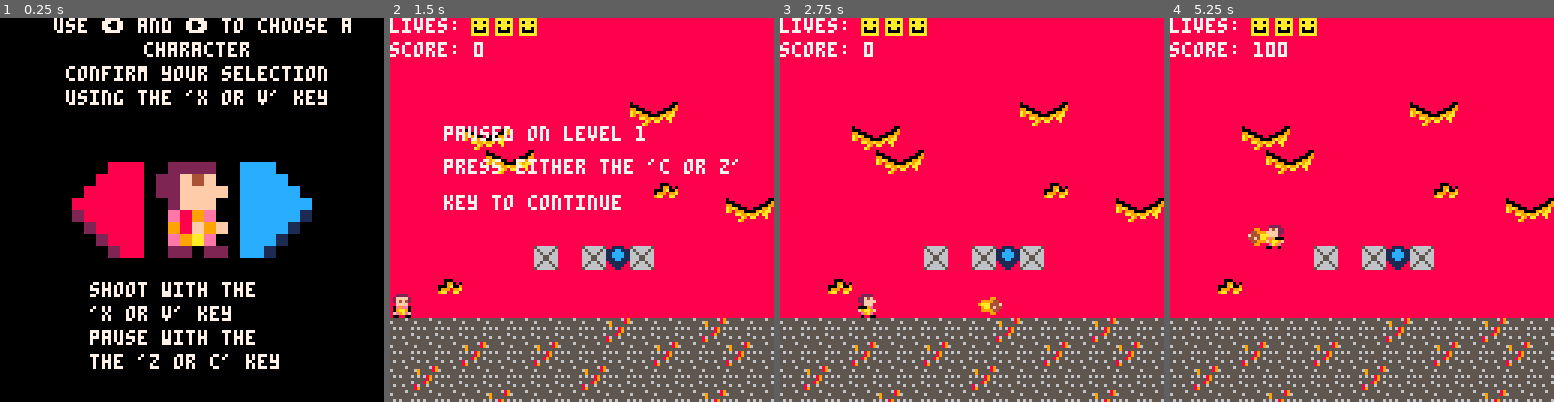
Above: before the commit, frames 1-4 (left to right).
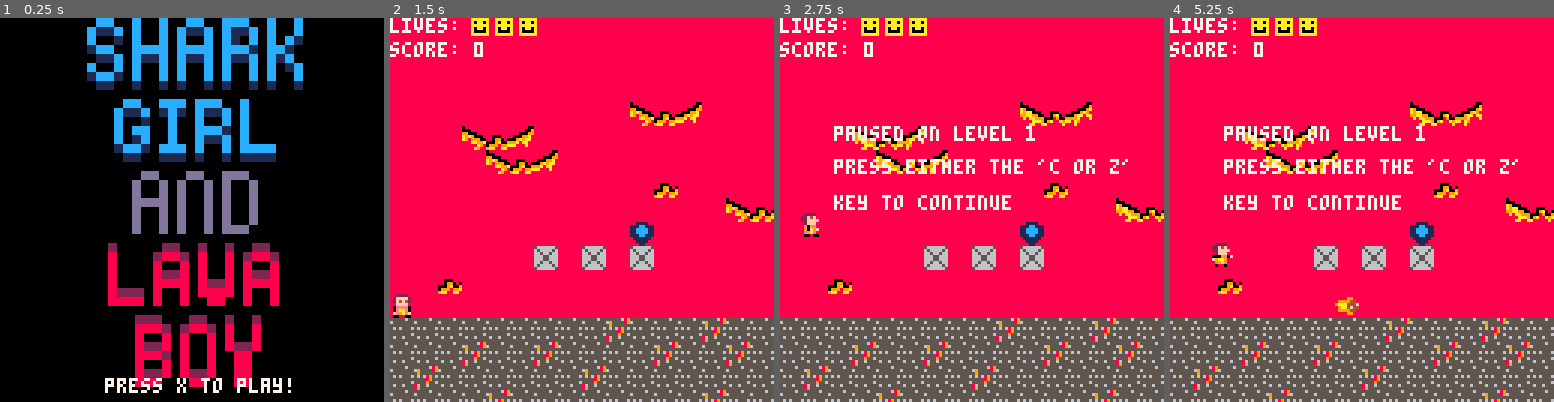
Above: after the commit, the same moments.

Repository: Chriswarkidd/Fall2018_GameDesign
Game: PICO-8 cartridge final.p8
Two runs of this game, one before a commit and one after it. Both use one fixed random seed, a clock stepped at 60 frames per second and the inputs below.
Inputs:
- Up to frame 1 (0.25 s): no input
- Up to frame 2 (1.5 s): tap X (X key) at 0.33, 1.07 s; tap O (Z key) at 0.7 s
- Up to frame 3 (2.75 s): hold Right 1.6-2.1 s; tap O (Z key) at 1.7, 2.1, 2.5 s; tap X (X key) at 1.85 s; hold Up 2.15-2.42 s; hold Right from 2.47 s (still down)
- Up to frame 4 (5.25 s): tap O (Z key) every 0.4 s from 2.9 to 4.9 s; tap X (X key) at 2.97, 4.08, 5.2 s; release Right at 3.03 s; hold Left 3.08-3.58 s; hold Right 4.02-4.68 s; hold Up 4.73-5.03 s; hold Left from 5.08 s (still down)

The runs differ from the first frame. In frame 1, 32% of the frame differs, in the area x 14-92%, y 0-98%; in frame 2, 4.6%; in frame 3, 5.4%; in frame 4, 5.8%.

Commit message:
Update final.p8

Diff:
--- a/final.p8
+++ b/final.p8
@@ -1,6 +1,17 @@
 pico-8 cartridge // http://www.pico-8.com
 version 18
 __lua__
+-- shark girl and lava boy
+-- by Christopher Brown, Patrick Romero, Renae Rohde, Maddie White
+--[[
+    PICO-8 FINAL PROJECT BETA VERSION
+    COSC438 - alan jamieson
+    Group:
+        Christopher Brown
+		Patrick Romero
+		Renae Rohde
+        Maddie White
+]]
 lives = 0
 camerax = 0
 music_on = false
@@ -13,6 +24,7 @@
 boss_intro_time = 5*60
 boss_text_index = 0
 score = 0
+power_ups = {}
 player = {
 	start_x = 0*8,
 	start_y = 8*8,
@@ -67,6 +79,15 @@
 	flip = false,
 	sprites = {}
 }
+background_lava = {
+    spr_num = 72,
+    spr_switch = 104,
+    w = 3,
+    h = 1,
+    update_cnt = 0,
+    switch = false,
+    sprites = {}
+}
 flag_x = 0
 flag_max_y = 0
 level_end = false
@@ -122,6 +143,20 @@
 	print("paused on level "..current_level, camerax + 18, 16, 7)
     print("press either the 'c or z'", camerax + 18,27,7)
     print("key to continue", camerax + 18,39,7)
+end
+
+function update_title_screen()
+    if btnp(5) then
+		update_func = update_char_select
+        draw_func = draw_char_select
+    end
+end
+
+function draw_title_screen()
+    cls()
+	sspr(82,0,24,24,29,0, 24*3,24*3)
+	sspr(0,40,19,19,36,72, 19*3,19*3)
+	print("press x to play!", 35, 120, 7)
 end
 
 function update_char_select()
@@ -261,11 +296,11 @@
 end
 
 function _init()
-    draw_func = draw_char_select
-    update_func = update_char_select
+	music(0, 4000)
+    draw_func = draw_title_screen
+    update_func = update_title_screen
     sprite_x = 8
     sprite_y = 0
-    music(0, 4000)
     palt(0, false)
     palt(11, true)
     lives = 3
@@ -273,7 +308,9 @@
 
 function set_map()
    	bads = {}
+	power_ups = {}
 	lava_geysers.sprites = {}
+    background_lava.sprites = {}
    	local index = 0
     for i=0,127 do
         for j=0,16 do
@@ -296,6 +333,19 @@
 				add(lava_geysers.sprites, {x = i*8, y = (j)*8})
 				mset(i, j+current_floor, 64)
 			end
+            if sprite == background_lava.spr_num then
+                add(background_lava.sprites, {x = i*8, y = j*8})
+                mset(i, j+current_floor, 64)
+            end
+			if sprite == 34 then --sheild
+				add(power_ups, {i,j+current_floor,sprite})
+			elseif sprite == 37 then -- health
+				add(power_ups, {i,j+current_floor,sprite})
+			elseif sprite == 35 then -- speed
+				add(power_ups, {i,j+current_floor,sprite})
+			elseif sprite == 36 then --rapid fire
+				add(power_ups, {i,j+current_floor,sprite})
+			end
         end
     end
 end
@@ -317,17 +367,20 @@
 		player.y = player.start_y
 		camerax = 0
 		reset_bads()
+		reset_powers()
 	end
 end
 
 function reset()
-	death_timer = 30
-    lives-=1
-	update_func = update_death
-    shield_on = false
-    speed_on = false
-	player.speed = 0.7
-    rapidfire_on = false
+	if death_timer == 0 then
+		death_timer = 30
+		lives-=1
+		update_func = update_death
+		shield_on = false
+		speed_on = false
+		player.speed = 0.7
+		rapidfire_on = false
+	end
 end
 
 function update_boss_animation()
@@ -386,6 +439,12 @@
 	projectiles = {}
 end
 
+function reset_powers()
+    for p in all(power_ups) do
+		mset(p[1],p[2],p[3])
+    end
+end
+
 function gravity()
     local dy = player.accel
 
@@ -474,18 +533,21 @@
 		local map_y = powerup_cell.y
 		printh(map_x)
 		printh(map_y)
-		if check_flag_map(map_x, map_y, 2) and check_flag_map(map_x, map_y, 4) then --Sheild
+		if check_flag_map(map_x, map_y, 2) and check_flag_map(map_x, map_y, 4) then --sheild
             powerup_shield(anim_time)
+			sfx(18)
 		elseif check_flag_map(map_x, map_y, 2) and not check_flag_map(map_x, map_y, 4) then -- health
             powerup_health()
-		elseif check_flag_map(map_x, map_y, 4) and not check_flag_map(map_x, map_y, 2) then -- Speed
+			sfx(17)
+		elseif check_flag_map(map_x, map_y, 4) and not check_flag_map(map_x, map_y, 2) then -- speed
             powerup_speed(anim_time)
-		elseif check_flag_map(map_x, map_y, 5) then --Rapid Fire
+			sfx(19)
+		elseif check_flag_map(map_x, map_y, 5) then --rapid fire
             powerup_rapidfire(anim_time)
+			sfx(20)
         end
 
 		mset(map_x, map_y + current_floor - 1, 64)
-		--mset(ceil((box.x1+box.x2)/16), ceil((box.y1+box.y2)/16)+1, 64)
     end
 
     if shield_on then
@@ -526,6 +588,7 @@
     move_opposition()
 	move_projectiles()
 	update_lava_geysers()
+    animate_lava()
 	if current_level == 4 and boss_intro_time == 0 and boss.health > 0 then
 		update_boss()
 		boss_ai()
@@ -541,12 +604,13 @@
 	return null
 end
 
---Power-ups
+--power-ups
 function powerup_shield(anim_time)
     if(time() < anim_time) then
         shield_on = true
     else
         shield_on = false
+		sfx(21)
     end
 
 end
@@ -554,6 +618,8 @@
 function powerup_health()
     if lives < 3 then
         lives += 1
+	else
+		score += 500
     end
 end
 
@@ -564,6 +630,7 @@
     else
         player.speed = .7
         speed_on = false
+		sfx(21)
     end
 end
 
@@ -575,6 +642,7 @@
         rapidfire_on = true
     else
         rapidfire_on = false
+		sfx(21)
     end
 end
 
@@ -608,7 +676,7 @@
 			for b in all(bads) do
 				if b.show then
 					local collide = check_sprite_collision(p.x, p.y, p.sx, p.sy, p.w, p.h, b.x, b.y, b.sx, b.sy, b.w, b.h)
-					if collide and not shield_on then
+					if collide then
 						del(projectiles, p)
 						-- kill baddie
 						b.show = false
@@ -642,7 +710,7 @@
 end
 
 --[[
-	Check if the two sprites are inside one another.
+	check if the two sprites are inside one another.
 	x1 - x position of sprite 1
 	y1 - y position of sprite 1
 	sx1 - starting x of sprite 1
@@ -679,7 +747,7 @@
     end
 
 	-- touched a lava geyser
-	if not dead and hard_mode then
+	if not dead and hard_mode and not shield_on then
 		local lgs = lava_geysers.sprites
 		local i = 1
 		while i <= #lgs and not dead do
@@ -843,6 +911,15 @@
 --temp blank for the moment
 	music(-1, 500)
 end
+
+function animate_lava()
+    background_lava.update_cnt += 1
+	if background_lava.update_cnt % 12 == 0 then
+		background_lava.update_cnt = 0
+		background_lava.switch = not background_lava.switch
+	end
+end
+
 function draw_game()
     if lives > 0 and boss.health > 0 then
         if player.x - 60 > camerax then
@@ -855,9 +932,26 @@
         camera(camerax, cameray)
         cls(8)
         map(0,current_floor,0,8,128,16)
-        draw_bads()
+        for bl in all(background_lava.sprites) do
+            if background_lava.switch then
+                spr(background_lava.spr_switch, bl.x, bl.y+8, background_lava.w, background_lava.h)
+            else
+                spr(background_lava.spr_num, bl.x, bl.y+8, background_lava.w, background_lava.h)
+            end
+		end
+		draw_bads()
 	    draw_projectiles()
-        spr(player.sprite, player.x, player.y+8, 1, 1, player.flip_sprite_x)
+		if (shield_on) then
+			if (hard_mode) then
+				pal(6,5)
+			else
+				pal(15,5)
+			end
+		end
+		spr(player.sprite, player.x, player.y+8, 1, 1, player.flip_sprite_x)
+		pal()
+		palt(0,false)
+		palt(11,true)
 		for lg in all(lava_geysers.sprites) do
 			spr(lava_geysers.spr_num, lg.x, lg.y+8, 1, 1, lava_geysers.flip)
 		end
@@ -879,7 +973,8 @@
         player.y = 0
         camera(0,0)
         cls(0)
-        print("you won!!! :)",35,30,7)
+		print("you won!!! :)",35,30,7)
+		print("your final score was: "..score,15,100,7)
 		sspr(sprite_x, sprite_y, 8, 8, 48, 48, 8*4, 8*4, player.flip_sprite_x)
     else
 		update_func = update_game_over
@@ -887,7 +982,8 @@
         player.y = 0
         camera(0,0)
         cls()
-        print("game ♥ over!!!",35,60,7)
+		print("game ♥ over!!!",35,60,7)
+		print("your final score was: "..score,15,80,7)
         print("press enter",40,68,7)
     end
 end
@@ -1008,8 +1104,8 @@
 40404040484a40404040404040404040404040404040404040404040404040404040404040404040404040404040404040404040404040404040404040404040404040404040404040404040404040404040404040404040404040404040404040484a404040404040404041414140414141404040404040484a404040404040
 40404040404040404040404940404040404040404040484a404040404040404040484a4040404040404040404040404040484a4040404040404040404040404040404040404040404040404040404040484a40404040404040404040404040404040404040404040404040404040404040404040404040404040404040404040
 4040404040404040404040404040484a404040404040404040404040494040404040404040404940404040404040404040404040404040404040404040404040404040404040404040404040404040404040404040404040404040404040404040404040404040404141414040404040484a4040404040404040404040404040
-4040404040404040404040404040404040404040404040404040404040404040404040401040404040404040404040104010401040404040404040484a40404040494040404040404040401040404040404940404040404040404040404040401040404040104040404040404040404040404040404040404040404040404545
-4040404040404140412241404040404041404040494040404040404040404140404040224140404040404040404040414041404140404040404040404040404040404040404010404040404141412440404040404040404040404040414041404140404040414141404040404040404040404040404040414040494040404545
+4040404040404040404022404040404040404040404040404040404040404040404040401040404040404040404040104010401040404040404040484a40404040494040404040404040401040404040404940404040404040404040404040401040404040104040404040404040404040404040404040404040404040404545
+4040404040404140414041404040404041404040494040404040404040404140404040224140404040404040404040414041404140404040404040404040404040404040404010404040404141412440404040404040404040404040414041404140404040414141404040404040404040404040404040414040494040404545
 4040494040404040404040404040404040404040404040404040404040414140404040404040404040404040404040404040404040404040404040404040404040404041404041404040404040404040404040404040404040404040404040404040404040404040404040404040404040404040404041414040404040404546
 4040404040404040404040404040404040404010404040404040404041414140404040404040444040404040404440404040234040444440404010404040404040404141404041414040404040404040444040404040404040404440404040404040404410404040404040404044404040404040404141414040404040104747
 4242424242424242424342424243424242424242424342404042424243424242424243424242424342404042424342424242424242434242424242404042434242424242434242424242424342424242434242424040434242424243424242424243424242434242424243424242434242424040424342424243424242424242
@@ -1024,7 +1120,7 @@
 4040404040404040234040404040404040404022404040404040404040404040404040404040414040404040404040404048404040404040404040404040404040404040404040404040404040404040404040404040404040404040404040404040404040404040404040404040404040404040404040404040404040404545
 4040414040404040414040404040404040404040404040404040404040414040404040404140404040404040402440404040404040404040404040414040404040414040414040414022404040404041404040404040404040404040404040404140404140404040404040404040404140404040404040404140404040404545
 4040404040404040404040404040404040404041404040404040404040404040404040404040404040404040404040404040404040404040404040404040404040404040404040404040404040404040404040404040404040404040404040404040404040404040404040404040404040404040404040414140404040404546
-4040404041404010402323404040404044404041404044401040404040404040404440401040404044444444404040404040404040404040444040404040444040404040401040404040404044404010404044404040404010404040404040401040404040404440404010404040404040404040404041414140404040404747
+4040404041404010404023404040404044404041404044401040404040404040404440401040404044444444404040404040404040404040444040404040444040404040401040404040404044404010404044404040404010404040404040401040404040404440404010404040404040404040404041414140404040404747
 4242424242424242424242424040424242424242424242424242424040424242424242424243424242424242424242424242404042424243424242424242424242424242434242424242424242424242424242424242424242424240404242424242424242424242424242424242424242424040424342424242424242424242
 4242424242424343424342424040424242424343424243424243424040424342424242434242424242434243424243424242404042424242424242434242424342424242424242424242424342424242424242424342424243424240404243424243424242424243424242424242434243424040424342424342424243424243
 4242424342424242424243424444424243424243424242424342424444424243424342424242424342424242434242424342444442424242424342424242424242434242424342434242424242434242424342424243424242424244444242424242424243424242424242424342424242424444424242424243424242424342
Not shown, changed: 47 lines of the sprite sheet (__gfx__) section of final.p8
Not shown, changed: the sound effects (__sfx__) section of final.p8
